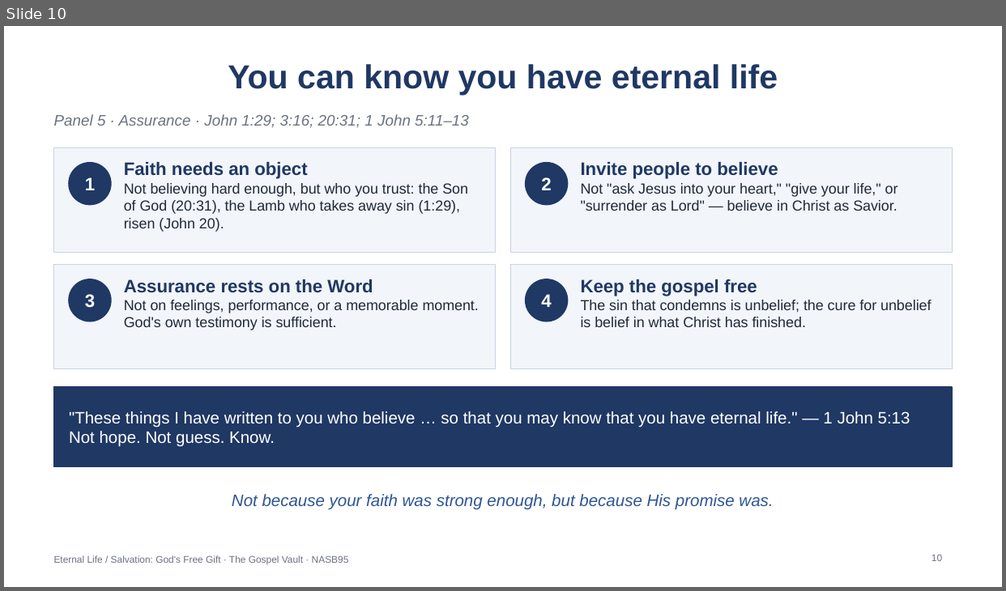
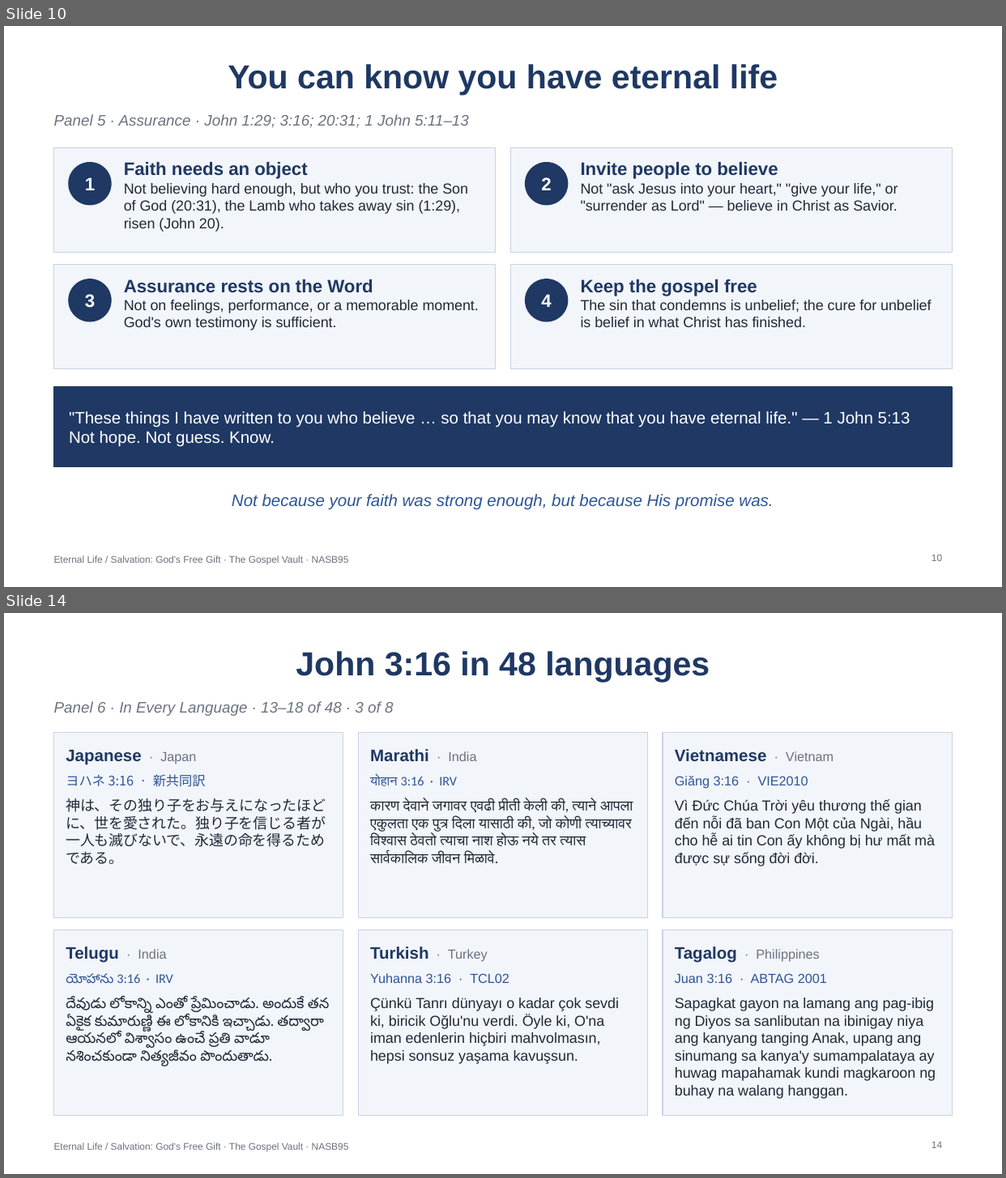
Before and after one commit to TheRooster07/TheGospelVault, a slide deck: free-gift/charts/free-gift-charts.pptx. Shown one above the other, each under a label of ours: slide 10 before the commit, slides 10 and 14 after it; the slides between them are not shown. The pictures are 1006x591 and 1006x1178 pixels, drawn with LibreOffice and Linux fonts; fonts in the diff are those of the drawing. Boxes give left, top, right and bottom in pixels: in the first picture for what was removed or moved away, otherwise in the second. Text is boxed around its words. In the diff, an @@ line names an element or a change of style, - is before the commit and + after.

Commit message:
added 48 languages slides

```diff
--- a/free-gift/charts/free-gift-charts.pptx
+++ b/free-gift/charts/free-gift-charts.pptx
@@ slide 14 added at (4, 613, 1002, 1174), background #FFFFFF; not listed: 1 template element that a slide beside it also shows @@
@@ title added at (296, 651, 710, 682), 24 pt, text #1F3864, bold @@
+John 3:16 in 48 languages
@@ text added at (54, 701, 393, 716), 11 pt, text #6B7280, italic @@
+Panel 6 · In Every Language · 13–18 of 48 · 3 of 8
@@ rectangle added at (54, 733, 343, 918), fill #F2F5FA, outline #C9D3E3 0.75 pt @@
@@ rectangle added at (358, 733, 648, 918), fill #F2F5FA, outline #C9D3E3 0.75 pt @@
@@ rectangle added at (663, 733, 952, 918), fill #F2F5FA, outline #C9D3E3 0.75 pt @@
@@ text added at (66, 750, 196, 765), 12 pt, text #1F3864, bold @@
+Japanese · Japan
@@ text added at (370, 749, 476, 761), 12 pt, text #1F3864, bold @@
+Marathi · India
@@ text added at (675, 749, 833, 761), 12 pt, text #1F3864, bold @@
+Vietnamese · Vietnam
@@ text added at (66, 774, 206, 787), 9.5 pt, text #2E5597 @@
+ヨハネ 3:16 · 新共同訳
@@ text added at (370, 775, 457, 786), 9.5 pt, text #2E5597 @@
+योहान 3:16 · IRV
@@ text added at (675, 776, 808, 789), 9.5 pt, text #2E5597 @@
+Giăng 3:16 · VIE2010
@@ text added at (66, 798, 326, 864), 10.5 pt, text #1F2937 @@
+神は、その独り子をお与えになったほどに、世を愛された。独り子を信じる者が一人も滅びないで、永遠の命を得るためである。
@@ text added at (370, 799, 633, 863), 10.5 pt, text #1F2937 @@
+कारण देवाने जगावर एवढी प्रीती केली की, त्याने आपला एकुलता एक पुत्र दिला यासाठी की, जो कोणी त्याच्यावर विश्वास ठेवतो त्याचा नाश होऊ नये तर त्यास सार्वकालिक जीवन मिळावे.
@@ text added at (675, 799, 935, 867), 10.5 pt, text #1F2937 @@
+Vì Đức Chúa Trời yêu thương thế gian đến nỗi đã ban Con Một của Ngài, hầu cho hễ ai tin Con ấy không bị hư mất mà được sự sống đời đời.
@@ rectangle added at (54, 931, 343, 1116), fill #F2F5FA, outline #C9D3E3 0.75 pt @@
@@ text added at (66, 947, 166, 962), 12 pt, text #1F3864, bold @@
+Telugu · India
@@ rectangle added at (358, 931, 648, 1116), fill #F2F5FA, outline #C9D3E3 0.75 pt @@
@@ text added at (370, 947, 488, 961), 12 pt, text #1F3864, bold @@
+Turkish · Turkey
@@ rectangle added at (663, 931, 952, 1116), fill #F2F5FA, outline #C9D3E3 0.75 pt @@
@@ text added at (675, 947, 819, 962), 9.5 pt, text #6B7280 @@
+Tagalog · Philippines
@@ text added at (66, 973, 173, 983), 9.5 pt, text #2E5597 @@
+యోహాను 3:16 · IRV
@@ text added at (370, 973, 509, 983), 9.5 pt, text #2E5597 @@
+Yuhanna 3:16 · TCL02
@@ text added at (675, 973, 827, 983), 9.5 pt, text #2E5597 @@
+Juan 3:16 · ABTAG 2001
@@ text added at (66, 998, 330, 1067), 10.5 pt, text #1F2937 @@
+దేవుడు లోకాన్ని ఎంతో ప్రేమించాడు. అందుకే తన ఏకైక కుమారుణ్ణి ఈ లోకానికి ఇచ్చాడు. తద్వారా ఆయనలో విశ్వాసం ఉంచే ప్రతి వాడూ నశించకుండా నిత్యజీవం పొందుతాడు.
@@ text added at (370, 998, 619, 1064), 10.5 pt, text #1F2937 @@
+Çünkü Tanrı dünyayı o kadar çok sevdi ki, biricik Oğlu'nu verdi. Öyle ki, O'na iman edenlerin hiçbiri mahvolmasın, hepsi sonsuz yaşama kavuşsun.
@@ text added at (675, 998, 936, 1099), 10.5 pt, text #1F2937 @@
+Sapagkat gayon na lamang ang pag-ibig ng Diyos sa sanlibutan na ibinigay niya ang kanyang tanging Anak, upang ang sinumang sa kanya'y sumampalataya ay huwag mapahamak kundi magkaroon ng buhay na walang hanggan.
@@ page number added at (931, 1142, 942, 1148), 7 pt, text #6B7280 @@
+14
```
Also in this commit, not shown: 2 slides changed, 7 other slides added, 21 other files.
